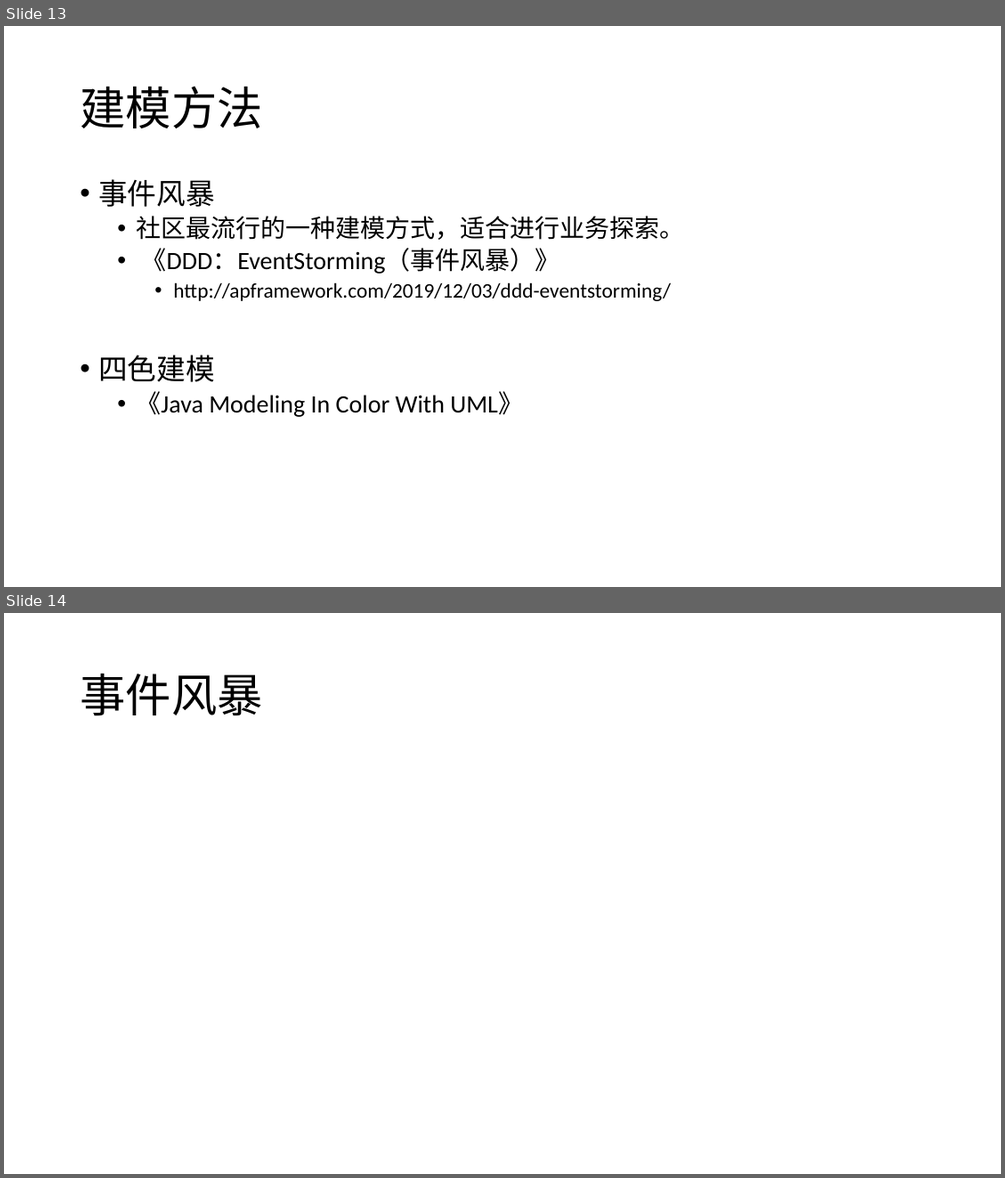
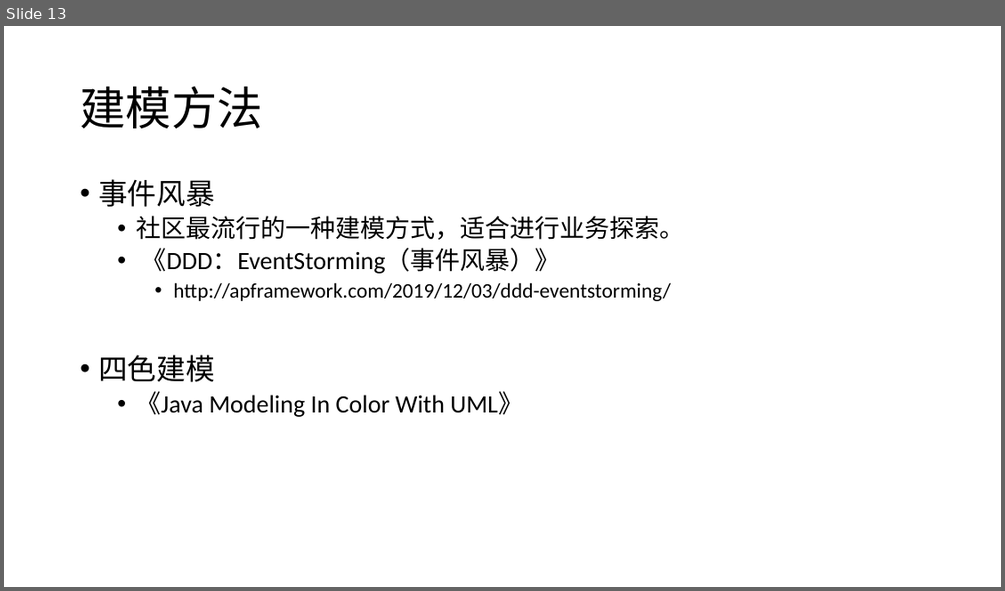
Before and after one commit to DanielFeb/studynotes, a slide deck: ddd/领域驱动设计-驱动.pptx. Shown one above the other, each under a label of ours: slides 13 and 14 before the commit, slide 13 after it. The pictures are 1005x1178 and 1005x591 pixels, drawn with LibreOffice and Linux fonts; fonts in the diff are those of the drawing. Boxes give left, top, right and bottom in pixels: in the first picture for what was removed or moved away, otherwise in the second. Text is boxed around its words. In the diff, an @@ line names an element or a change of style, - is before the commit and + after.

```diff
--- a/ddd/领域驱动设计-驱动.pptx
+++ b/ddd/领域驱动设计-驱动.pptx
@@ slide 14 removed at bbox=[4, 613, 1001, 1174], background #FFFFFF @@
@@ title removed at bbox=[80, 674, 262, 716] @@
-事件风暴
```
Also in this commit, not shown: 1 slide changed, 2 slides added, 3 other files.
